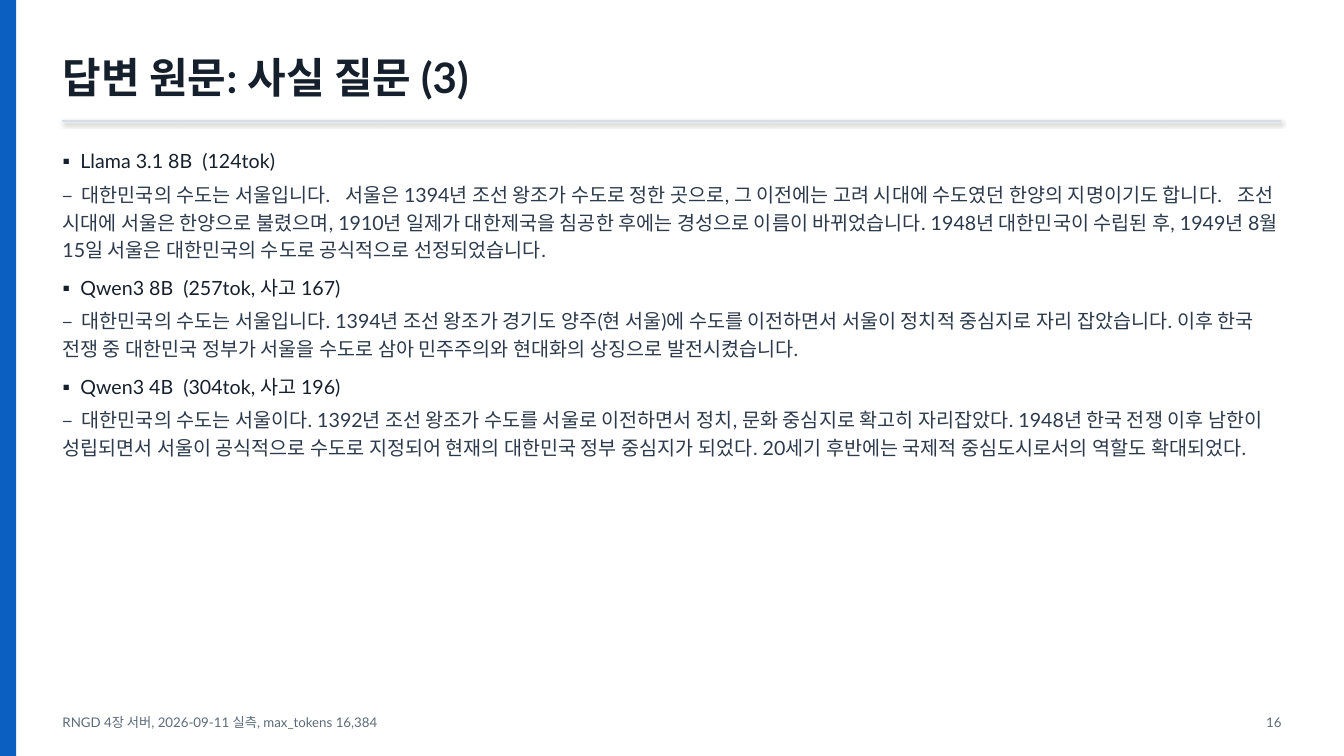
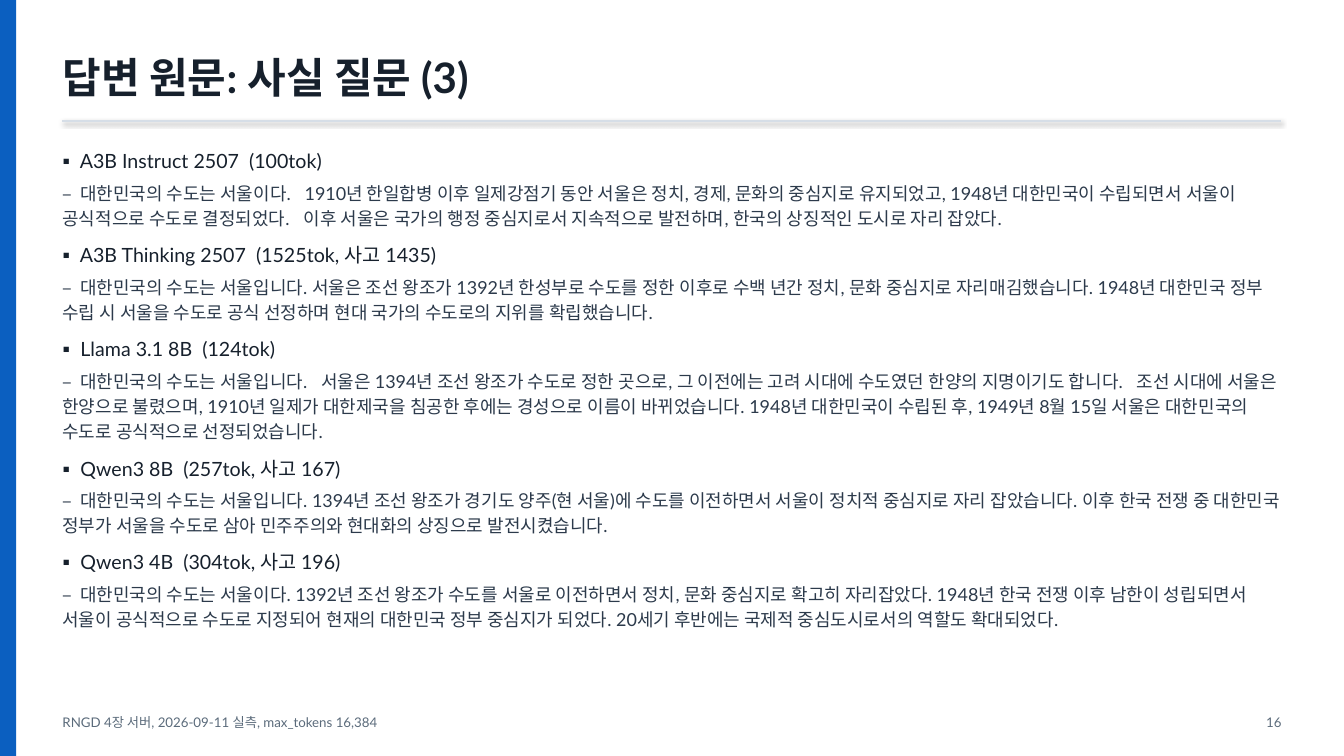
Before and after one commit to SOTA-PNU/RNGD-proj, a slide deck: slide 18 of Model_Benchmark/rngd-npu/bench_prebuilt_vs_custom/모델별-성능정리-2026-09-11.pptx. Drawn at 1344x756 pixels with LibreOffice and Linux fonts; fonts in the diff are those of the drawing. Boxes give left, top, right and bottom in pixels: in the first picture for what was removed or moved away, otherwise in the second. Text is boxed around its words. In the diff, an @@ line names an element or a change of style, - is before the commit and + after.

```diff
--- a/Model_Benchmark/rngd-npu/bench_prebuilt_vs_custom/모델별-성능정리-2026-09-11.pptx
+++ b/Model_Benchmark/rngd-npu/bench_prebuilt_vs_custom/모델별-성능정리-2026-09-11.pptx
@@ text at box(62, 153, 1263, 321): paragraphs added @@
+▪ A3B Instruct 2507 (100tok)
+– 대한민국의 수도는 서울이다. 1910년 한일합병 이후 일제강점기 동안 서울은 정치, 경제, 문화의 중심지로 유지되었고, 1948년 대한민국이 수립되면서 서울이 공식적으로 수도로 결정되었다. 이후 서울은 국가의 행정 중심지로서 지속적으로 발전하며, 한국의 상징적인 도시로 자리 잡았다.
+▪ A3B Thinking 2507 (1525tok, 사고 1435)
+– 대한민국의 수도는 서울입니다. 서울은 조선 왕조가 1392년 한성부로 수도를 정한 이후로 수백 년간 정치, 문화 중심지로 자리매김했습니다. 1948년 대한민국 정부 수립 시 서울을 수도로 공식 선정하며 현대 국가의 수도로의 지위를 확립했습니다.
@@ text at box(62, 341, 1280, 628): size 14 to 12.8 pt in "– 대한민국의 수도는 서울입니다. 서울은 1394년 조선 ...", "– 대한민국의 수도는 서울입니다. 1394년 조선 왕조가 ...", "– 대한민국의 수도는 서울이다. 1392년 조선 왕조가 ..."; more space between paragraphs @@
```
Also in this commit, not shown: 36 other slides changed, 2 slides added, 19 other files.
